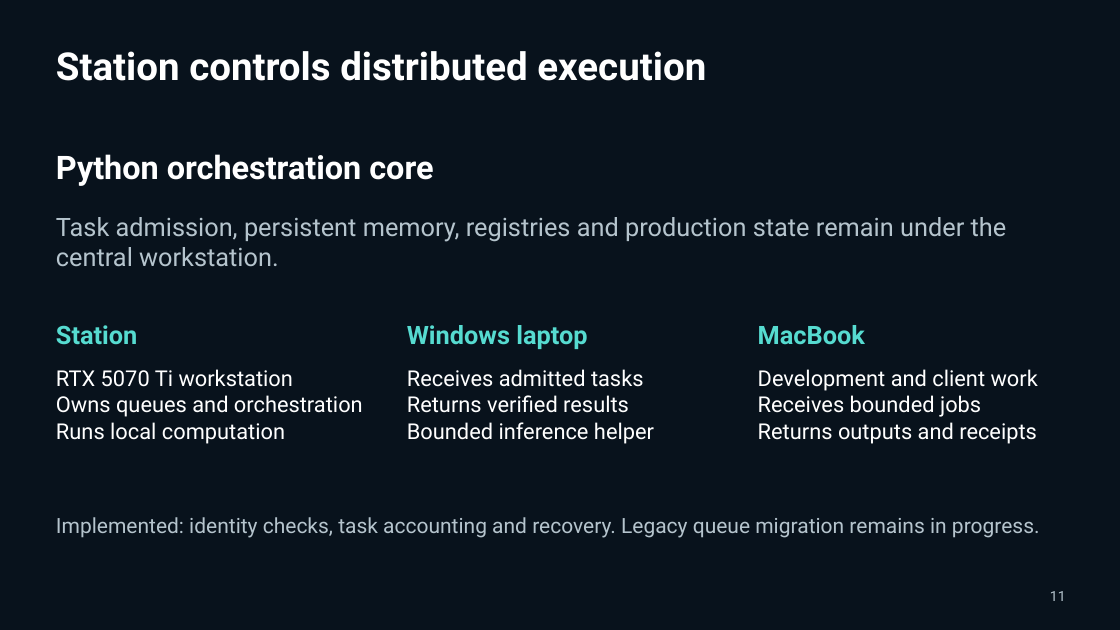
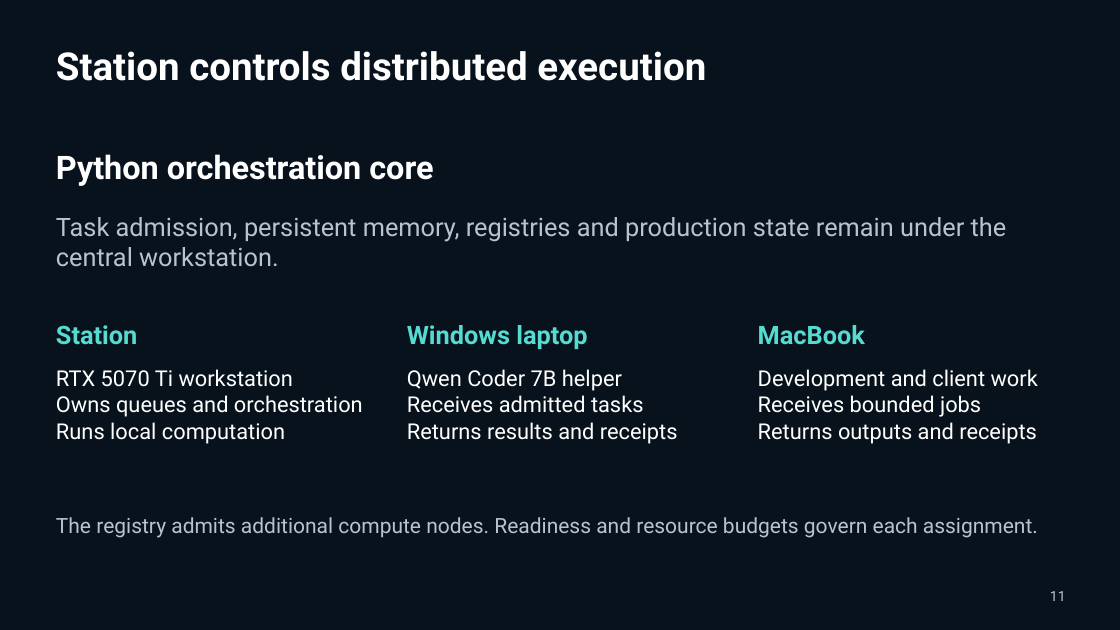
Before and after one commit to pavlichuckcrypt-maker/Vantemio, a slide deck: slide 11 of docs/pitch/Vantemio_Presentation_2026-10-05.pptx. Drawn at 1120x630 pixels with LibreOffice and Linux fonts; fonts in the diff are those of the drawing. Boxes give left, top, right and bottom in pixels: in the first picture for what was removed or moved away, otherwise in the second. Text is boxed around its words. In the diff, an @@ line names an element or a change of style, - is before the commit and + after.

Commit message:
Update pitch with local AI roles and cloud inference cost target
Add two slides describing Station-owned local AI routing and model responsibilities. State the 70–80% cloud inference reduction as an unvalidated planning target, with external generation and hardware costs accounted for separately.

```diff
--- a/docs/pitch/Vantemio_Presentation_2026-10-05.pptx
+++ b/docs/pitch/Vantemio_Presentation_2026-10-05.pptx
@@ text at [407, 369, 622, 391]: paragraph added @@
+Qwen Coder 7B helper
@@ text at [407, 422, 678, 444]: text changed @@
-Returns verified results
-Bounded inference helper
+Returns results and receipts
@@ text at [56, 517, 1038, 538]: text changed @@
-Implemented: identity checks, task accounting and recovery. Legacy queue migration remains in progress.
+The registry admits additional compute nodes. Readiness and resource budgets govern each assignment.
```
Also in this commit, not shown: 23 other slides changed, 2 slides added, 2 other files.
